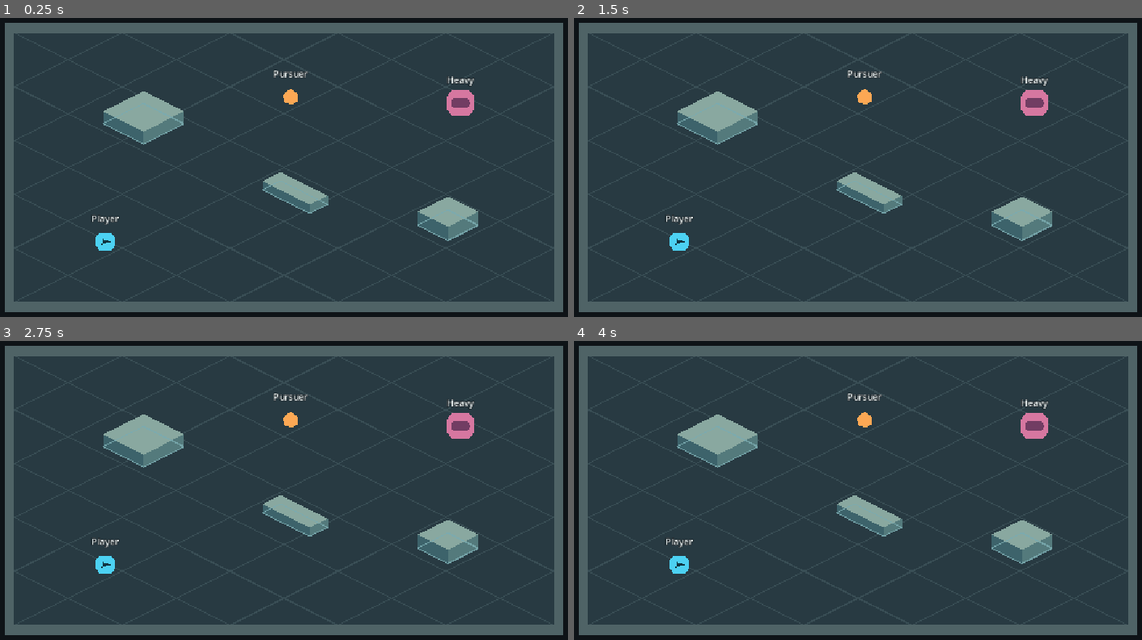
Above: before the commit, frames 1-4 (two rows, left to right).
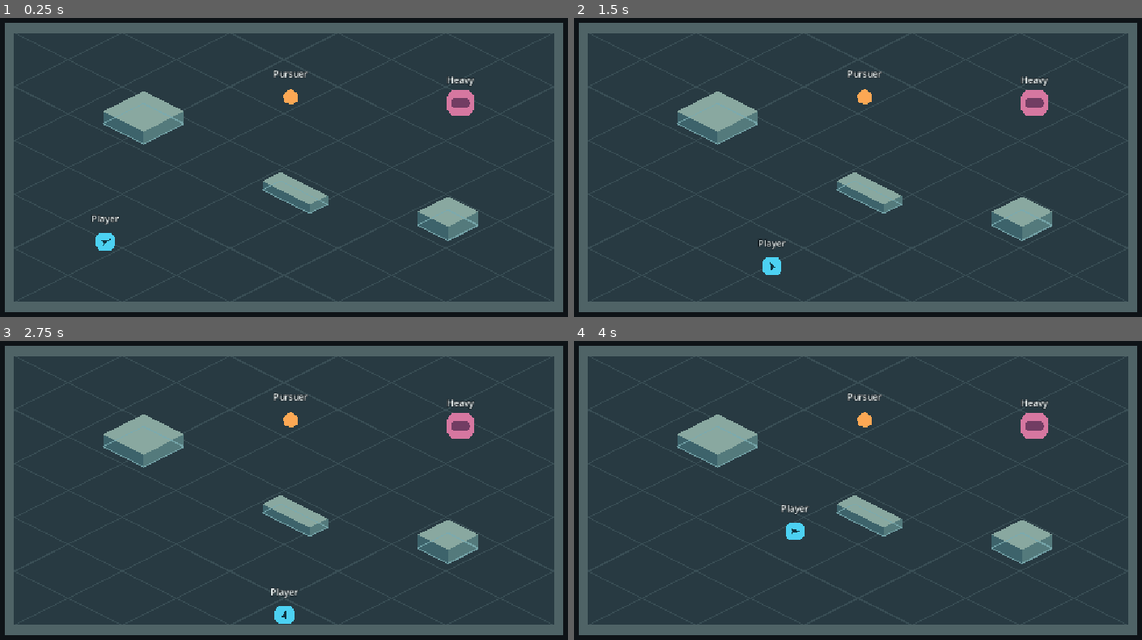
Above: after the commit, the same moments.

Repository: interneth3ro/factory-arpg
Game: Godot game, scene res://scenes/combat/combat_test_arena.tscn
The game is run twice, just before and just after one commit, with the same random seed, the same clock (stepped at 60 frames per second) and the same inputs. The project has no main scene, so this scene is started directly.
Inputs (mouse positions are in pixels of both pictures, inside the frame that each line leads up to):
- Up to frame 1 (0.25 s): no input
- Up to frame 2 (1.5 s): tap Enter at 0.5 s; move the mouse to (1000, 149) at 0.52 s; hold D (move_right) 0.53-1.28 s; move the mouse to (727, 185) at 1.27 s; hold S (move_down) from 1.28 s (still down)
- Up to frame 3 (2.75 s): tap Space at 2 s; move the mouse to (346, 409) at 2.02 s; release S (move_down) at 2.03 s; hold D (move_right) from 2.03 s (still down)
- Up to frame 4 (4 s): move the mouse to (823, 562) at 2.77 s; release D (move_right) at 2.78 s; hold W (move_up) 2.78-3.53 s; move the mouse to (1051, 544) at 3.52 s; hold A (move_left) from 3.53 s (still down)

The runs differ from the first frame. In frame 1, less than 0.1% of the frame differs, in the area x 17-20%, y 73-77%; in frame 2, 0.5%; in frame 3, 0.5%, in the area x 16-53%, y 66-95%; in frame 4, 0.5%.

Commit message:
feat: implement player movement and mouse aiming

Diff:
--- a/scenes/combat/combat_test_arena.tscn
+++ b/scenes/combat/combat_test_arena.tscn
@@ -1,4 +1,6 @@
-[gd_scene load_steps=6 format=3]
+[gd_scene load_steps=7 format=3]
+
+[ext_resource type="Script" path="res://scenes/combat/combat_test_player.gd" id="1_player"]
 
 [sub_resource type="RectangleShape2D" id="RectangleShape2D_horizontal_wall"]
 size = Vector2(996, 18)
@@ -255,6 +257,7 @@
 [node name="Player" type="CharacterBody2D" parent="ArenaObjects"]
 position = Vector2(-318, 132)
 motion_mode = 1
+script = ExtResource("1_player")
 
 [node name="CollisionShape2D" type="CollisionShape2D" parent="ArenaObjects/Player"]
 shape = SubResource("CircleShape2D_player")
--- /dev/null
+++ b/scenes/combat/combat_test_player.gd
@@ -0,0 +1,19 @@
+extends CharacterBody2D
+
+const AIM_DEAD_ZONE_RADIUS: float = 4.0
+
+@export var movement_speed: float = 220.0
+
+@onready var facing_marker: Node2D = $FacingMarker
+
+
+func _physics_process(_delta: float) -> void:
+	var movement_input := Input.get_vector("move_left", "move_right", "move_up", "move_down")
+	velocity = movement_input * movement_speed
+	move_and_slide()
+
+
+func _process(_delta: float) -> void:
+	var aim_offset := get_global_mouse_position() - global_position
+	if aim_offset.length_squared() > AIM_DEAD_ZONE_RADIUS * AIM_DEAD_ZONE_RADIUS:
+		facing_marker.global_rotation = aim_offset.angle()
